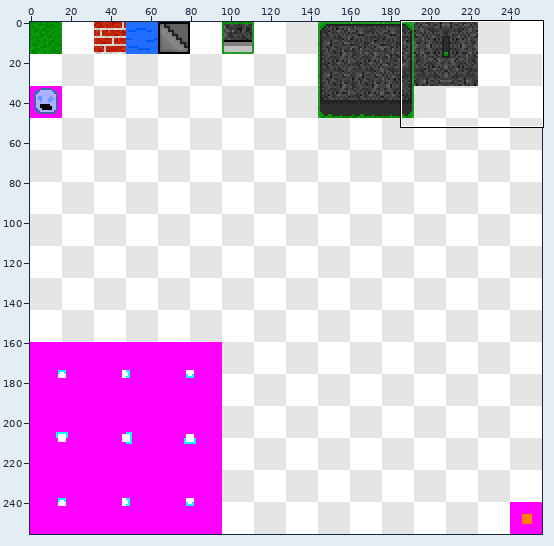
Sprite sheet: Gambit/res/textures/spritesheet.png. The picture above shows the old version from afar; the outline marks the close-up.
Close-up. Before the commit:
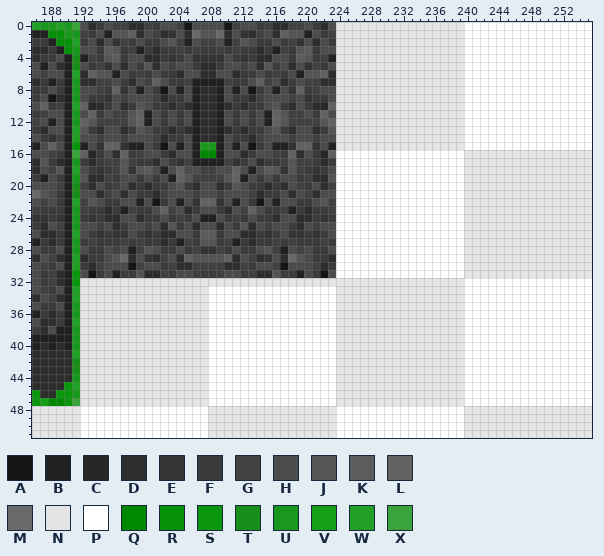
The file is 256x256 pixels. Colours within 5 levels of each other are drawn and written as one. Shown: x 186..255, y 0..51.
Palette (. is transparent): A #151515  B #212121  C #272727  D #2d2d2d  E #343434  F #3b3b3b  G #414141  H #4c4c4c  J #565656  K #5c5c5c  L #626262  M #696969  N #e5e5e5  P #ffffff  Q #008801  R #059108  S #0a970e  T #1a8e1a  U #1a981d  V #149f17  W #21a025  X #3ba33b
Pixels before (only the part around the change), first column x 186:
 0 WUUWUXHDFHGGDDGFHHGAHHHHAGHHFGDDGGHFDHNNNNNNNNNNNNNNNNPPPPPPPPPPPPPPPP
 1 BBRRUUGFHBJJLDHGDEHDMJJMDHEDGHDLJJBHFGNNNNNNNNNNNNNNNNPPPPPPPPPPPPPPPP
 2 FFBRRWFHDHEGFHFFHJGBHGGHBGJHFFHFGEHDHFNNNNNNNNNNNNNNNNPPPPPPPPPPPPPPPP
 3 DDFBRUHHFKJFGBFDFFGFGFFGFGFFDFBGFJKFHHNNNNNNNNNNNNNNNNPPPPPPPPPPPPPPPP
 4 DFFHBTBGFJKFHHDDFEFHEEEEHFEFDDHHFKJFGBNNNNNNNNNNNNNNNNPPPPPPPPPPPPPPPP
 5 HBHDBTHFGEHDHFJDHGHHFDDFHHGHDJFHDHEGFHNNNNNNNNNNNNNNNNPPPPPPPPPPPPPPPP
 6 HGHHBWDLJJBHFGFHFFDHHDDHHDFFHFGFHBJJLDNNNNNNNNNNNNNNNNPPPPPPPPPPPPPPPP
 7 DFBFBUDDGGHFDHGLHFFGBBBBGFFHLGHDFHGGDDNNNNNNNNNNNNNNNNPPPPPPPPPPPPPPPP
 8 FFHFBUHHGFLEHBHFAHBHBDDBHBHAFHBHELFGHHNNNNNNNNNNNNNNNNPPPPPPPPPPPPPPPP
 9 FHADBUHFFEHGHHHGDFFHBDDBHFFDGHHHGHEFFHNNNNNNNNNNNNNNNNPPPPPPPPPPPPPPPP
10 HLFGBWLCDFHDFJHFFDFDBDDBDFDFFHJFDHFDCLNNNNNNNNNNNNNNNNPPPPPPPPPPPPPPPP
11 FGHHBUHLFHGGJLBHFHFHBDDBHFHFHBLJGGHFLHNNNNNNNNNNNNNNNNPPPPPPPPPPPPPPPP
12 GHBHBULJGGGGJLBHFHFHBDDBHFHFHBLJGGGGJLNNNNNNNNNNNNNNNNPPPPPPPPPPPPPPPP
13 FDHHBWJFDHHDFJHFFDFDBDDBDFDFFHJFDHHDFJNNNNNNNNNNNNNNNNPPPPPPPPPPPPPPPP
14 HFEGBWHHGHHGHHHGDFFHBDDBHFFDGHHHGHHGHHNNNNNNNNNNNNNNNNPPPPPPPPPPPPPPPP
15 BHLHBSBHELLEBBHFAHBHBUUBHBHAFHBBELLEHBNNNNNNNNNNNNNNNNPPPPPPPPPPPPPPPP
16 HHGFBXLCFHDLFGHHFDHHBQQBHHDFHHGFLDHFCLPPPPPPPPPPPPPPPPNNNNNNNNNNNNNNNN
17 DJFDBUFDFGGJGFFDHFEGBBBBGEFHDFFGJGGFDFPPPPPPPPPPPPPPPPNNNNNNNNNNNNNNNN
18 DHGJBWHFEFGJEJKHBHLHHGGHHLHBHKJEJGFEFHPPPPPPPPPPPPPPPPNNNNNNNNNNNNNNNN
19 FBHFBUJDDGFHHFHFHBLJGGGGJLBHFHFHHFGDDJPPPPPPPPPPPPPPPPNNNNNNNNNNNNNNNN
20 HHHGBTGDHFGHDFDFFHJFDHHDFJHFFDFDHGFHDGPPPPPPPPPPPPPPPPNNNNNNNNNNNNNNNN
21 MJHFBTHHDGHDHFFDGHHHGHHGHHHGDFFHDHGDHHPPPPPPPPPPPPPPPPNNNNNNNNNNNNNNNN
22 HGHFBWGJHFFHHBHAFHBHELLEHBHFAHBHHFFHJGPPPPPPPPPPPPPPPPNNNNNNNNNNNNNNNN
23 GFFFBUGFFDFBGFFHLGHDFHHFDHGLHFFGBFDFFGPPPPPPPPPPPPPPPPNNNNNNNNNNNNNNNN
24 EEFEBUFEFDDHHDFFHFGFHBBHFGFHFFDHHDDFEFPPPPPPPPPPPPPPPPNNNNNNNNNNNNNNNN
25 FDHGBUHHGHDFHHGHDJFHDHHDHFJDHGHHFDHGHHPPPPPPPPPPPPPPPPNNNNNNNNNNNNNNNN
26 HDDFBWHFEFEEHFEFDDHHFKKFHHDDFEFHEEFEFHPPPPPPPPPPPPPPPPNNNNNNNNNNNNNNNN
27 BFDFBUFGFFFGFGFFDFBGFJJFGBFDFFGFGFFFGFPPPPPPPPPPPPPPPPNNNNNNNNNNNNNNNN
28 HFFHBUHFFHGHBGJHFFHFGEEGFHFFHJGBHGHFFHPPPPPPPPPPPPPPPPNNNNNNNNNNNNNNNN
29 DHGDBWDFFHJMDHEDGHDLJJJJLDHGDEHDMJHFFDPPPPPPPPPPPPPPPPNNNNNNNNNNNNNNNN
30 HGFHBWFDGHHHAGHHFGDDGGGGDDGFHHGAHHHGDFPPPPPPPPPPPPPPPPNNNNNNNNNNNNNNNN
31 HFGDBSHAFHBFFJDDGFHHGFFGHHFGDDJFFBHFAHPPPPPPPPPPPPPPPPNNNNNNNNNNNNNNNN
32 HFGDBSNNNNNNNNNNNNNNNNNNNNNNNNNNNNNNNNNNNNNNNNNNNNNNNNPPPPPPPPPPPPPPPP
33 HGFHBWNNNNNNNNNNNNNNNNPPPPPPPPPPPPPPPPNNNNNNNNNNNNNNNNPPPPPPPPPPPPPPPP
34 DHGDBWNNNNNNNNNNNNNNNNPPPPPPPPPPPPPPPPNNNNNNNNNNNNNNNNPPPPPPPPPPPPPPPP
35 HFFHBUNNNNNNNNNNNNNNNNPPPPPPPPPPPPPPPPNNNNNNNNNNNNNNNNPPPPPPPPPPPPPPPP
36 BFDFBUNNNNNNNNNNNNNNNNPPPPPPPPPPPPPPPPNNNNNNNNNNNNNNNNPPPPPPPPPPPPPPPP
37 HDDFBWNNNNNNNNNNNNNNNNPPPPPPPPPPPPPPPPNNNNNNNNNNNNNNNNPPPPPPPPPPPPPPPP
38 FDHBBUNNNNNNNNNNNNNNNNPPPPPPPPPPPPPPPPNNNNNNNNNNNNNNNNPPPPPPPPPPPPPPPP
39 BBBBBUNNNNNNNNNNNNNNNNPPPPPPPPPPPPPPPPNNNNNNNNNNNNNNNNPPPPPPPPPPPPPPPP
40 BDBDBUNNNNNNNNNNNNNNNNPPPPPPPPPPPPPPPPNNNNNNNNNNNNNNNNPPPPPPPPPPPPPPPP
41 DDDDDWNNNNNNNNNNNNNNNNPPPPPPPPPPPPPPPPNNNNNNNNNNNNNNNNPPPPPPPPPPPPPPPP
42 DDDDDTNNNNNNNNNNNNNNNNPPPPPPPPPPPPPPPPNNNNNNNNNNNNNNNNPPPPPPPPPPPPPPPP
43 DDDDDTNNNNNNNNNNNNNNNNPPPPPPPPPPPPPPPPNNNNNNNNNNNNNNNNPPPPPPPPPPPPPPPP
44 DDDDDUNNNNNNNNNNNNNNNNPPPPPPPPPPPPPPPPNNNNNNNNNNNNNNNNPPPPPPPPPPPPPPPP
45 DDDDSWNNNNNNNNNNNNNNNNPPPPPPPPPPPPPPPPNNNNNNNNNNNNNNNNPPPPPPPPPPPPPPPP
46 SDDSSUNNNNNNNNNNNNNNNNPPPPPPPPPPPPPPPPNNNNNNNNNNNNNNNNPPPPPPPPPPPPPPPP
47 SVQQSXNNNNNNNNNNNNNNNNPPPPPPPPPPPPPPPPNNNNNNNNNNNNNNNNPPPPPPPPPPPPPPPP
48 NNNNNNPPPPPPPPPPPPPPPPNNNNNNNNNNNNNNNNPPPPPPPPPPPPPPPPNNNNNNNNNNNNNNNN
49 NNNNNNPPPPPPPPPPPPPPPPNNNNNNNNNNNNNNNNPPPPPPPPPPPPPPPPNNNNNNNNNNNNNNNN
50 NNNNNNPPPPPPPPPPPPPPPPNNNNNNNNNNNNNNNNPPPPPPPPPPPPPPPPNNNNNNNNNNNNNNNN
51 NNNNNNPPPPPPPPPPPPPPPPNNNNNNNNNNNNNNNNPPPPPPPPPPPPPPPPNNNNNNNNNNNNNNNN
After:
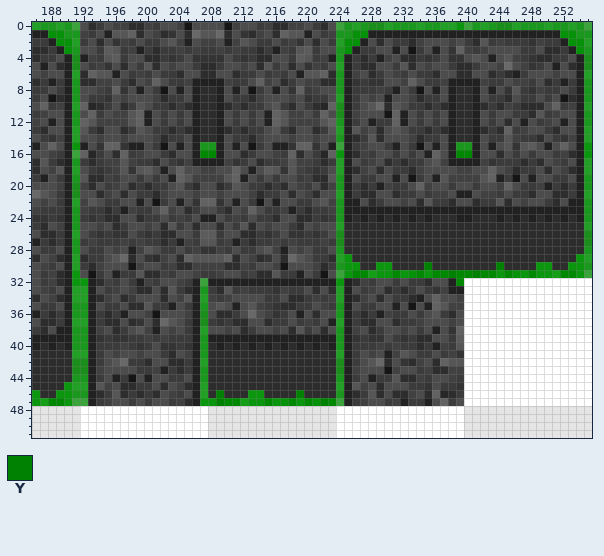
Colours new in this view: Y #008101
The exact change:
Changed rows in their new state; - is an unchanged pixel.
first column x 192:
 0 --------------------------------XUWUTTWUUUWUUWWSXUWUTTWUUUWUUWUX
 1 --------------------------------UURRBBBBBBBBBBBBBBBBBBBBBBBBRRUU
 2 --------------------------------WRRBHDHFFDGHHHGHFDJFGFFFEGFFBRRW
 3 --------------------------------URBFFHHBHAFHBHELGFGHHHHFFHDDFBRU
 4 --------------------------------UBFDFBGHDDFEFHEEHJHBHJGFEDDFFHBT
 5 --------------------------------WBFDDHHFJDHGHHFDDFHHGMHGEFHBHDBT
 6 --------------------------------UBGHDFHGFHFFDHHDDHHDFDBFHHHGHHBW
 7 --------------------------------UBEFEEHHGLHFFGBBBBGFFHGGFHDFBFBU
 8 --------------------------------UBFFFGFBHFAHBHBDDBHBHEJFEGFFHFBU
 9 --------------------------------WBFHGHBHHGDFFHBDDBHFFDHFFHFHADBU
10 --------------------------------TBFHJMDJHFFDFDBDDBDFDGFDDDHLFGBW
11 --------------------------------TBGHHHALBHFHFHBDDBHFHHFFDJFGHHBU
12 --------------------------------UBFHBFFLBHFHFHBDDBHFHDHBHFGHBHBU
13 --------------------------------WBJGHDHJHFFDFDBDDBDFDLFGHHFDHHBW
14 --------------------------------UBDFJDHHHGDFFHBDDBHFFJGFFDHFEGBW
15 --------------------------------XBFGHHFBHFAHBHBUUBHBHJEJKHBHLHBS
16 --------------------------------SBDGFHHFHFHBLHBQQBHHDHFHFHHFGDBS
17 --------------------------------WBHFGHDFDFFHJGBBBBGEFFFDFDHGFHBW
18 --------------------------------WBDGHDHFFDGHHHHGGHHLHGDFFHDHGDBW
19 --------------------------------UBHFFHHBHAFHBJGGGGJLBFAHBHHFFHBU
20 --------------------------------UBFDFBGFFHLGHHFHHFHHGLHFFGBFDFBU
21 --------------------------------WBFDDHHDFFHFGGHBBHGGFHFFDHHDDFBW
22 --------------------------------UBBHDFHHGHDJFFDHHDFFJDHGHHFDHBBU
23 --------------------------------UBBBBBBBBBBBBBBBBBBBBBBBBBBBBBBU
24 --------------------------------UBDBDBDBDBDBDDDBBDDDBDBDBDBDBDBU
25 --------------------------------WDDDDDDDDDDDDDDDDDDDDDDDDDDDDDDW
26 --------------------------------TDDDDDDDDDDDDDDDDDDDDDDDDDDDDDDT
27 --------------------------------TDDDDDDDDDDDDDDDDDDDDDDDDDDDDDDT
28 --------------------------------UDDDDDDDDDDDDDDDDDDDDDDDDDDDDDDU
29 --------------------------------WSDDDDDDDDDDDDDDDDDDDDDDDDDDDDSW
30 --------------------------------USSDDSSDDDDYDDDDDDDDYDDDDSSDDSSU
31 --------------------------------XSQQVSSQSRQSQQYQQYQQSQRSQSSVQQSX
32 SBDGFHFBGFHHGFBXBBBBBBBBBBBBBBBBSBDGFHHFHFFDHHBQ----------------
33 WBHFGHGDDHDJFDBUFDJFGFFFEGFFHDHDWBHFGHDFDFHFEGBB----------------
34 WBDGHDFHHHDHGJBWGFGHHHHFFHDDFGFGWBDGHDHFFDBHLHHG----------------
35 UBHFFHDDJFFBHFBUHJHBHJGFEDDFFHGFUBHFFHHBHAHBLJGG----------------
36 UBFDFBHHGAHHHGBTHDDFHMHGEFHBHDHHUBFDFBGFFHFHJFDH----------------
37 WBFDDHDEHDMJHFBTFEFDDHHDFFHFGFHBWBFDDHHDFFGHHHGH----------------
38 UBGHDFHJGBHGHFBWHHGHDFHHGHDJFHDHUBGHDFHHGHFHBHEL----------------
39 UBEFEEFFGFGFFFBUBBBBBBBBBBBBBBBBUBEFEEHFEFDDHHFK----------------
40 UBFFFGFEFHEEFEBUDBDBDBDBDBDBDBDBUBFFFGFGFFDFBGFJ----------------
41 WBFHGHHGHHFDHGBUDDDDDDDDDDDDDDDDWBFHGHBGJHFFHFGE----------------
42 TBFHJMFFDHHDDFBWDDDDDDDDDDDDDDDDTBFHJMDHEDGHDLJJ----------------
43 TBGHHHHFFGBFDFBUDDDDDDDDDDDDDDDDTBGHHHAGHHFGDDGG----------------
44 UBFHBFAHBHHFFHBUDDDDDDDDDDDDDDDDUBFHBFFJDDGFHHGF----------------
45 WBJGHDDFFHDHGDBWDDDDDDDDDDDDDDDDWBJGHDHHHFFEHFFE----------------
46 UBDFJDFDFDHGFHBWDYDDDSSDDDDYDDDDUBDFJDHDDGHDLCDF----------------
47 XBFGHHFHFHHFGDBSSYQQVSSQSRQSQRYQXBFGHHFGBFFBHLFH----------------
Boxes around the changes in both close-ups, in picture pixels (x1, y1, x2, y2):
changed: (80, 22, 592, 406)
